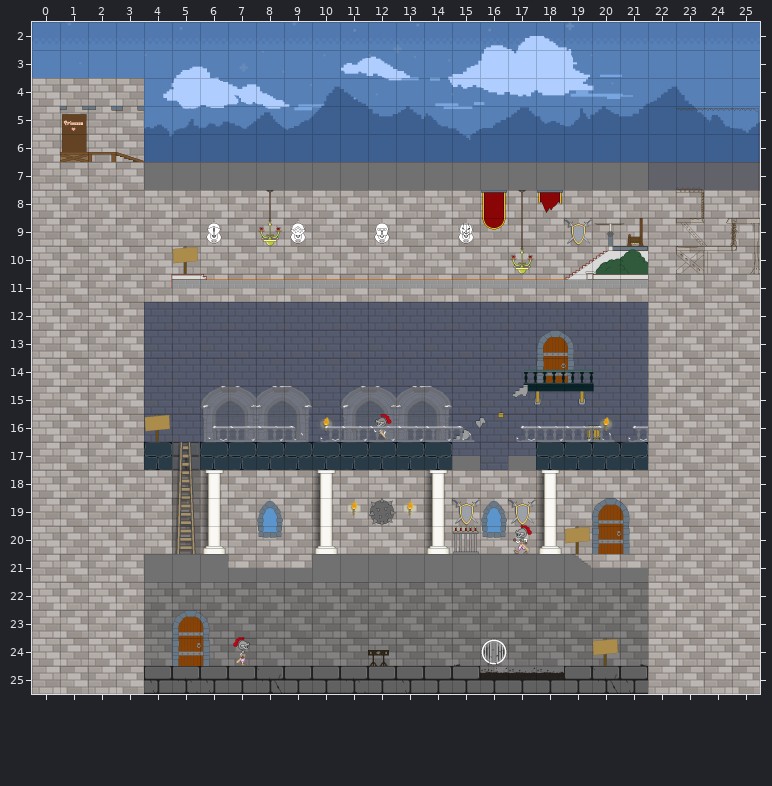
Two versions of a level (Tiled map, castle_game/Tiled/Tiled_castle_game.tmx). Above, as it was before the edit.
Cells are 84x84 px. Shown: x 0..25, y 2..25.
The same view after the edit:
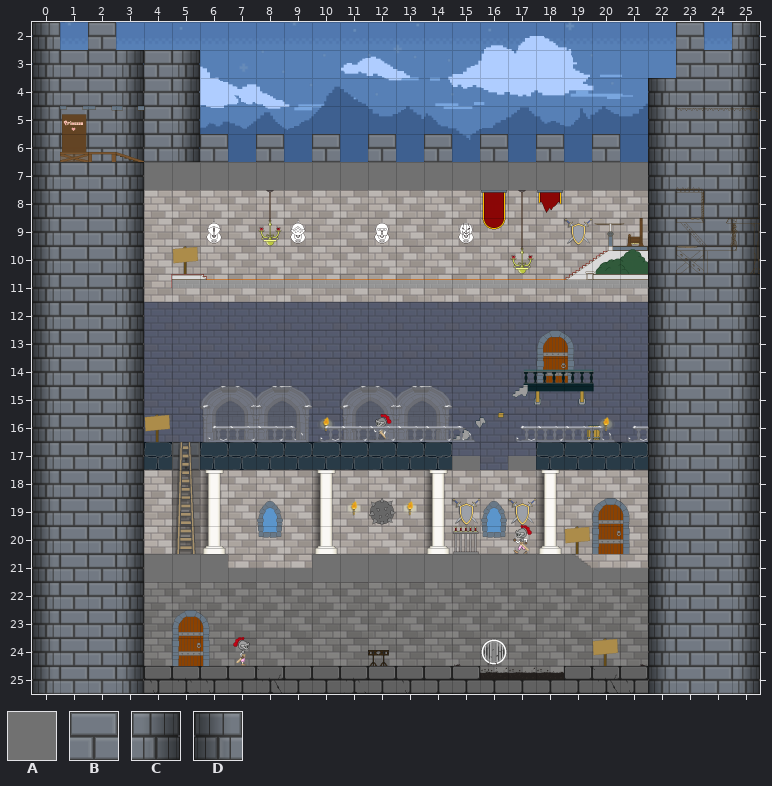
Key: from "floor": A 0; from "tiled_castle": B 0; from "tiled_castle_round": C 0; from "tiled_castle_round2": D 0.
_ is an empty cell.
Tiles of an added or newly shown layer are drawn over the layers below it.
The edit:
Layer "floor":
The author cleared tile A in row 25 at x 18.
Layer "outside_walls" (now shown):
The edit adds tile B in row 2 at x 2 and 23; in rows 3 to 5 at x 1 to 2, 4 and 23 to 24; in row 6 at x 1 to 2, 4, 6, 8, 10, 12, 14, 16, 18, 20 and 23 to 24; in rows 7 to 25 at x 1 to 2 and 23 to 24.
The edit adds tile C in row 2 at x 25; in rows 3 to 6 at x 3, 5 and 25; in rows 7 to 25 at x 3 and 25.
The edit adds tile D in rows 2 to 3 at x 0; in rows 4 to 25 at x 0 and 22.
